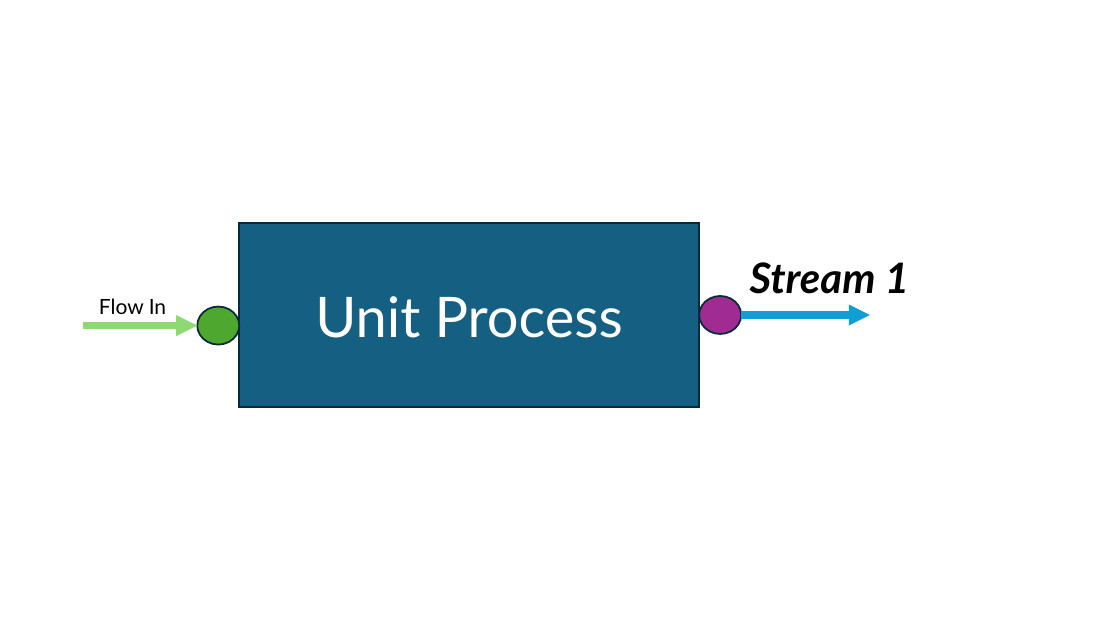
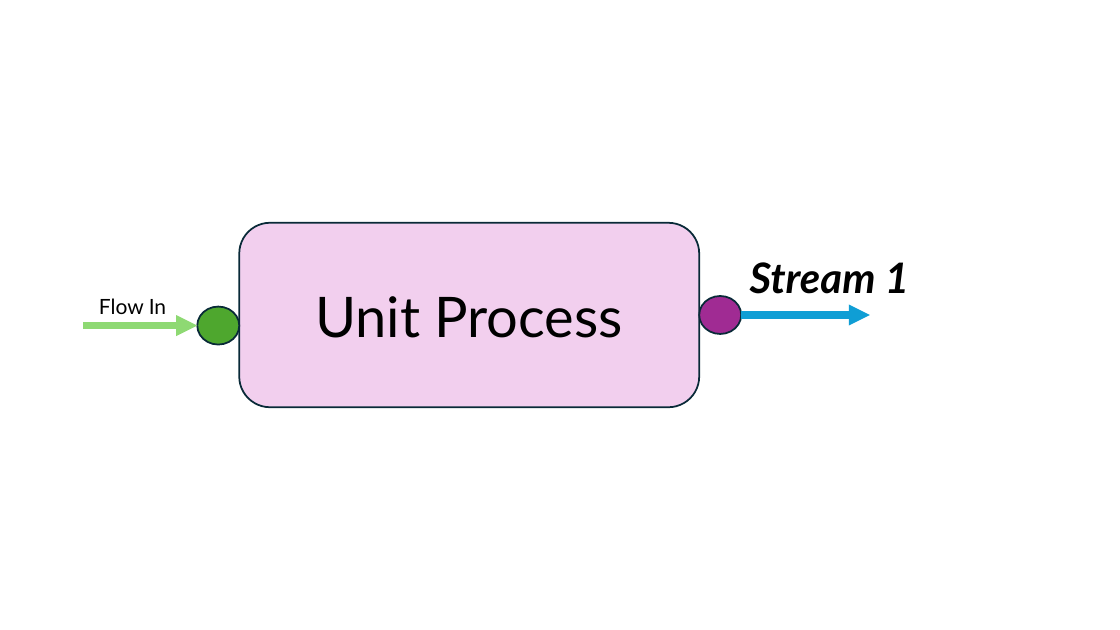
Before and after one commit to llvdrhau/OUTDOOR_USC, a slide deck: slide 1 of src/outdoor/user_interface/dialogs/figures/Raw figure separation.pptx. Drawn at 1120x630 pixels with LibreOffice and Linux fonts; fonts in the diff are those of the drawing. Boxes give left, top, right and bottom in pixels: in the first picture for what was removed or moved away, otherwise in the second. Text is boxed around its words. In the diff, an @@ line names an element or a change of style, - is before the commit and + after.

```diff
--- a/src/outdoor/user_interface/dialogs/figures/Raw figure separation.pptx
+++ b/src/outdoor/user_interface/dialogs/figures/Raw figure separation.pptx
@@ rounded rectangle "Unit Process" at [239,223,700,408]: text colour #FFFFFF to #000000; rectangle to rounded rectangle; fill #156082 to #F2CFEE @@
```
Also in this commit, not shown: 3 other slides changed, 1 slide added, 8 other files.
